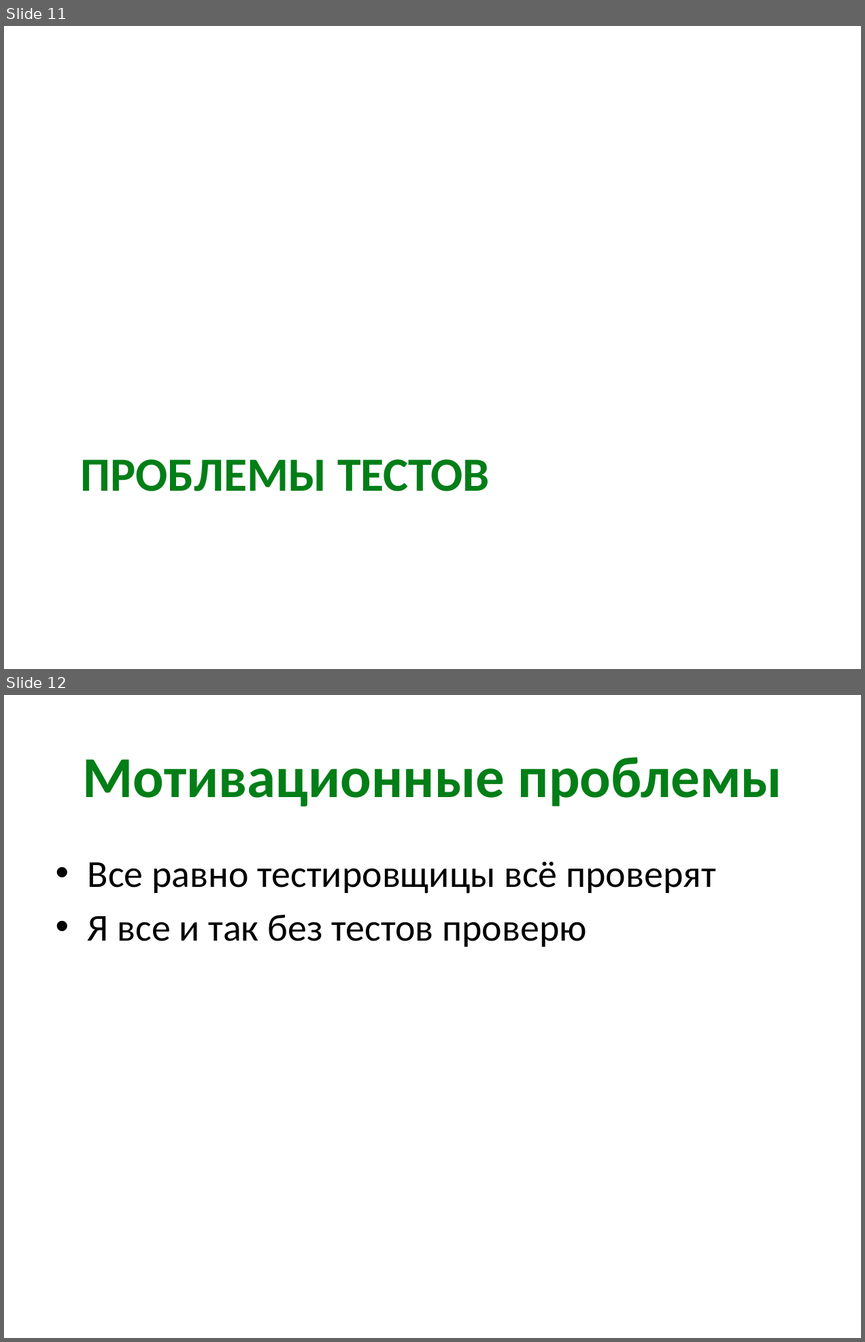
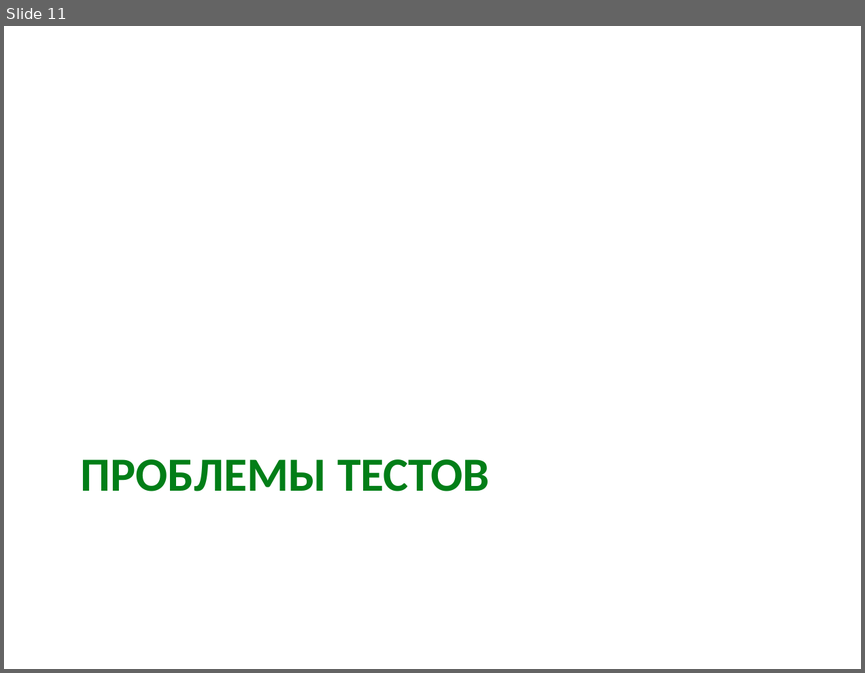
Before and after one commit to xoposhiy/testing-course, a slide deck: day1.pptx. Shown one above the other, each under a label of ours: slides 11 and 12 before the commit, slide 11 after it. The pictures are 865x1342 and 865x673 pixels, drawn with LibreOffice and Linux fonts; fonts in the diff are those of the drawing. Boxes give left, top, right and bottom in pixels: in the first picture for what was removed or moved away, otherwise in the second. Text is boxed around its words. In the diff, an @@ line names an element or a change of style, - is before the commit and + after.

```diff
--- a/day1.pptx
+++ b/day1.pptx
@@ slide 12 removed at <box>4,695,861,1338</box>, background #FFFFFF @@
@@ title removed at <box>82,757,783,807</box> @@
-Мотивационные проблемы
@@ text removed at <box>88,862,715,947</box> @@
-• Все равно тестировщицы всё проверят
-• Я все и так без тестов проверю
```
Also in this commit, not shown: 3 slides changed, 1 slide added, 2 other slides removed, 5 other files.
